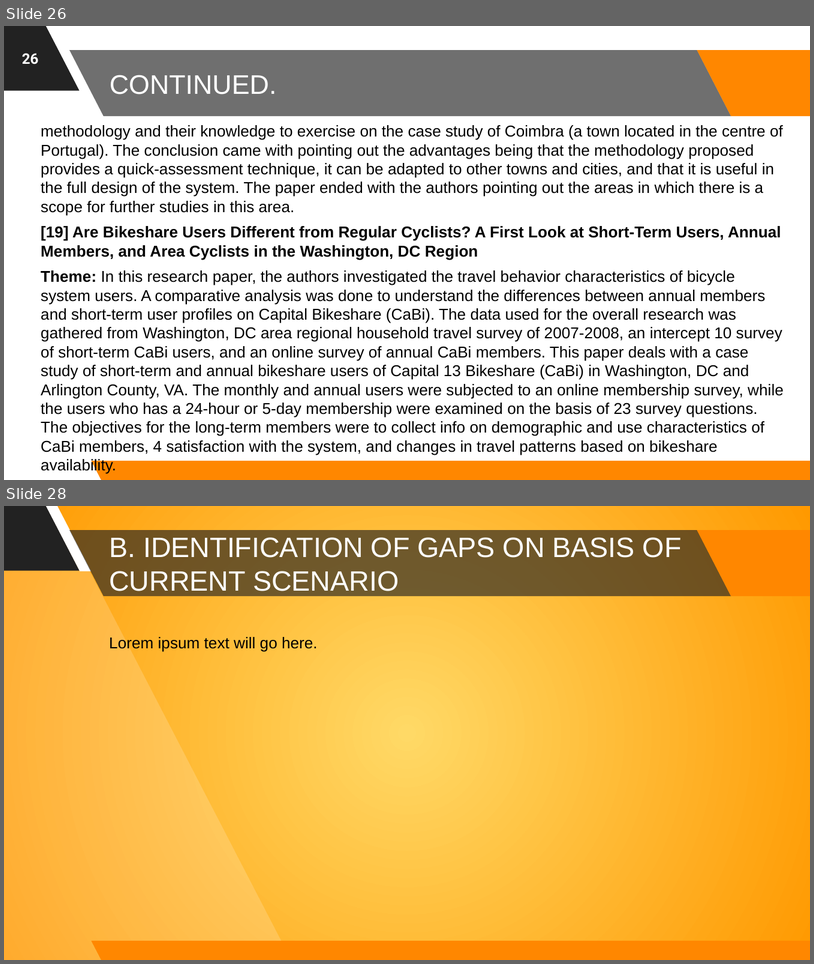
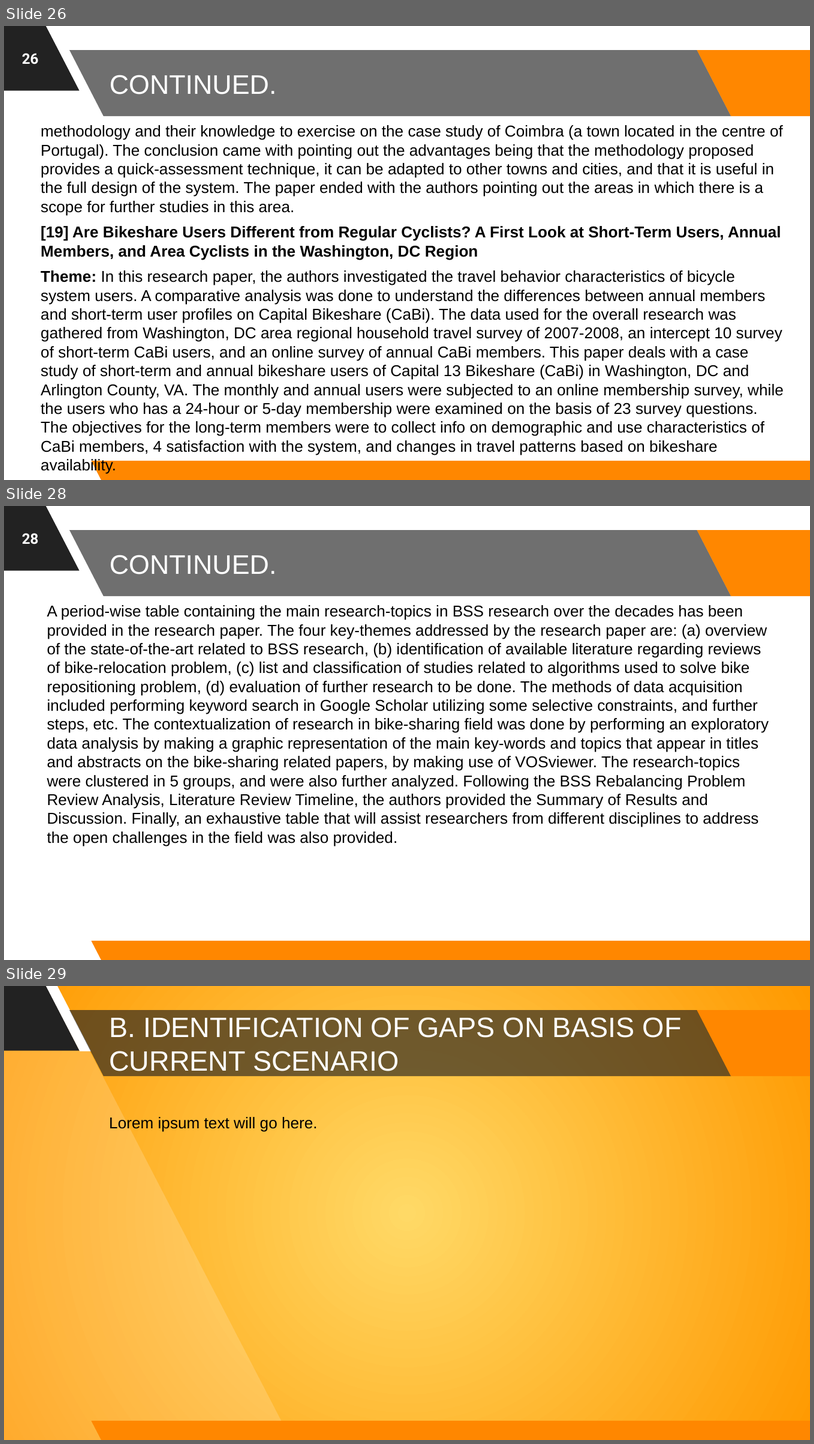
Before and after one commit to astrodestroyergithub/Divvy-Bike-Share, a slide deck: PPTS/19BCE1156_Tamojit_Roy_Capstone_Project_B.Tech_CSE_2019-23_Review-1.pptx. Shown one above the other, each under a label of ours: slides 26 and 28 before the commit, slides 26, 28 and 29 after it; the slides between them are not shown. The pictures are 814x964 and 814x1444 pixels, drawn with LibreOffice and Linux fonts; fonts in the diff are those of the drawing; background and template pictures are left out. Boxes give left, top, right and bottom in pixels: in the first picture for what was removed or moved away, otherwise in the second. Text is boxed around its words. In the diff, an @@ line names an element or a change of style, - is before the commit and + after.

Commit message:
All information about 20th research-paper added

```diff
--- a/PPTS/19BCE1156_Tamojit_Roy_Capstone_Project_B.Tech_CSE_2019-23_Review-1.pptx
+++ b/PPTS/19BCE1156_Tamojit_Roy_Capstone_Project_B.Tech_CSE_2019-23_Review-1.pptx
@@ slide 28 added at bbox=[4, 506, 810, 960], background picture (left out); not listed: 6 template elements that a slide beside it also shows @@
@@ page number added at bbox=[22, 533, 39, 544], 13 pt, text #FFFFFF, bold @@
+28
@@ title added at bbox=[110, 555, 277, 574], 24 pt, text #FFFFFF @@
+CONTINUED.
@@ text added at bbox=[47, 605, 769, 846], 14 pt, text #000000 @@
+A period-wise table containing the main research-topics in BSS research over the decades has been provided in the research paper. The four key-themes addressed by the research paper are: (a) overview of the state-of-the-art related to BSS research, (b) identification of available literature regarding reviews of bike-relocation problem, (c) list and classification of studies related to algorithms used to solve bike repositioning problem, (d) evaluation of further research to be done. The methods of data acquisition included performing keyword search in Google Scholar utilizing some selective constraints, and further steps, etc. The contextualization of research in bike-sharing field was done by performing an exploratory data analysis by making a graphic representation of the main key-words and topics that appear in titles and abstracts on the bike-sharing related papers, by making use of VOSviewer. The research-topics were clustered in 5 groups, and were also further analyzed. Following the BSS Rebalancing Problem Review Analysis, Literature Review Timeline, the authors provided the Summary of Results and Discussion. Finally, an exhaustive table that will assist researchers from different disciplines to address the open challenges in the field was also provided.
@@ what was slide 28 is now slide 29 @@
```
Also in this commit, not shown: 6 slides changed, 1 other slide added, 1 other file.
